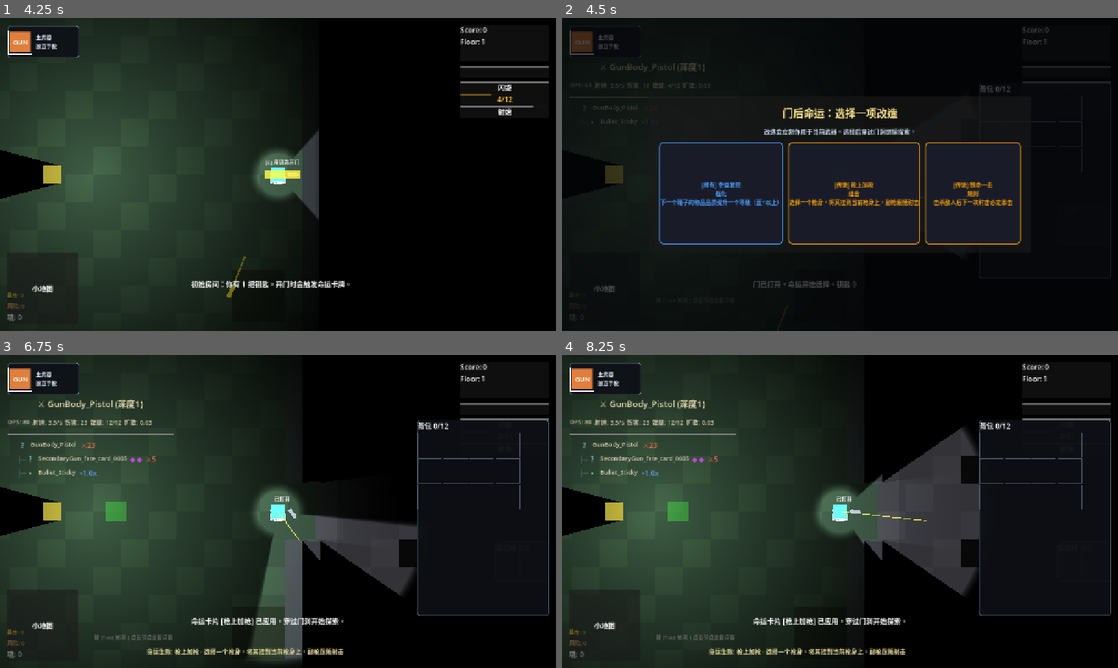
Above: before the commit, frames 1-4 (two rows, left to right).
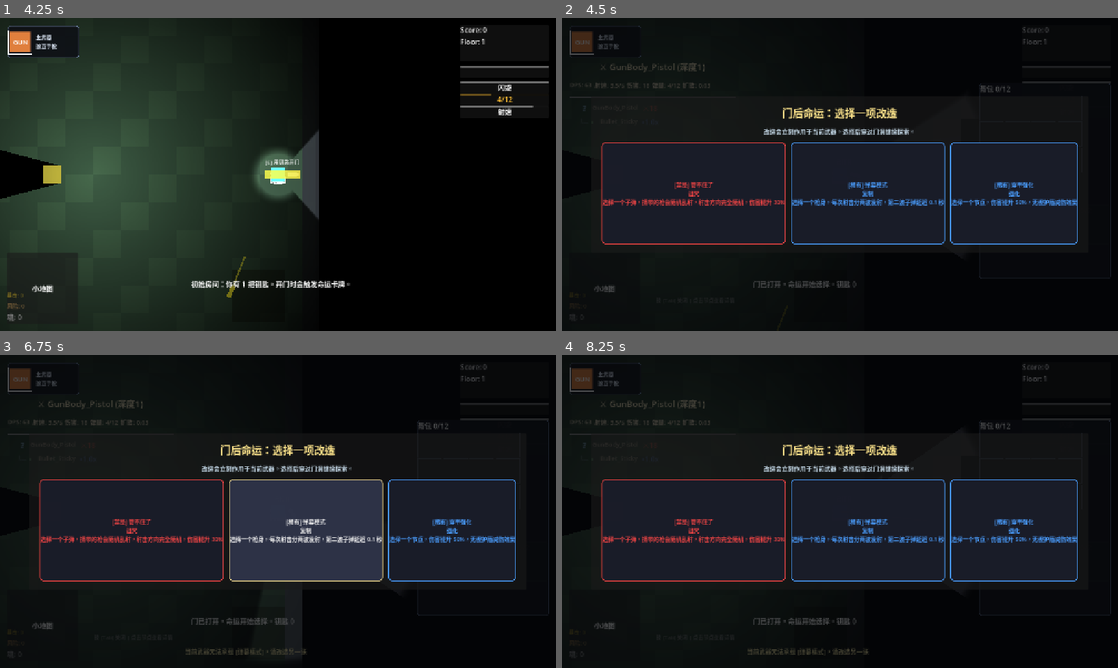
Above: after the commit, the same moments.

Repository: summercard/ShellStorm2
Game: Godot game, scene res://scenes/BaseMenu.tscn
Two runs of this game, one before a commit and one after it. Both use one fixed random seed, a clock stepped at 60 frames per second and the inputs below.
Inputs (mouse positions are in pixels of both pictures, inside the frame that each line leads up to):
- Up to frame 1 (4.25 s): click "进入任务" at 0.5 s; tap Enter at 1.25 s; move the mouse to (400, 158) at 1.27 s; hold D (move_right) 1.28-2 s; tap Shift (dash) at 1.35 s; click (400, 158) at 1.42 s; drag from (166, 190) to (350, 174) at 2.02 s; move the mouse to (333, 105) at 2.77 s; press the mouse at (333, 105) at 2.78 s; hold D (move_right) 2.78-3.5 s; release the mouse at (333, 105) at 3.5 s; drag from (250, 237) to (283, 174) at 3.52 s
- Up to frame 2 (4.5 s): tap Space at 4.25 s; move the mouse to (1006, 221) at 4.27 s; hold A (move_left) from 4.28 s (still down); tap I at 4.35 s
- Up to frame 3 (6.75 s): release A (move_left) at 5 s; click (161, 530) at 5 s, where only the run before the commit has a clickable "[稀有] 幸运发现 强化 下一个箱子的物品品质提升一个等级…"; click (133, 530) at 5.75 s, where only the run after the commit has a clickable "[禁忌] 管不住了 诅咒 选择一个子弹，携带的枪会随机乱射…"; click (294, 530) at 6.5 s, where only the run before the commit has a clickable "[传说] 枪上加枪 组合 选择一个枪身，将其挂到当前枪身上…"
- Up to frame 4 (8.25 s): click (867, 530) at 7.25 s, where only the run after the commit has a clickable "[稀有] 弹幕模式 复制 选择一个枪身，每次射击分两波发射…"; click (1012, 530) at 8 s, where only the run after the commit has a clickable "[稀有] 穿甲强化 强化 选择一个节点，伤害提升 50%，…"

Frame 1 is identical in both runs. In frame 2, 7.1% of the frame differs, in the area x 7-93%, y 28-73%; in frame 3, 45%, in the area x 0-99%, y 0-100%; in frame 4, 43%.

Commit message:
feat: 命运卡片新增10张（连锁闪电/弹跳弹/弹幕模式/火焰冰霜剧毒子弹/换弹爆炸/巨大化）

Diff:
--- a/src/weapons/FateCard.gd
+++ b/src/weapons/FateCard.gd
@@ -53,8 +53,12 @@
 	FUSE_DAMAGE,              # 伤害融合
 	FUSE_SPEED,               # 速度融合
 
+	# 变种类（扩展）
+	MUTATE_TO_CHAIN,           # 连锁闪电
+	MUTATE_TO_TURRET_ON_LAND,  # 落地炮台
+
 	# 诅咒类
-	OUT_OF_CONTROL,          # 子弹上的枪乱射（管不住了）
+	OUT_OF_CONTROL,           # 子弹上的枪乱射（管不住了）
 	SIZE_GROWTH,             # 子弹越打越大（火力暴食）
 	EXPLODE_ON_RELOAD,        # 换弹爆炸
 	SLUGGISH,                 # 卡壳（降低命中率）
--- a/src/weapons/FateCardPresets.gd
+++ b/src/weapons/FateCardPresets.gd
@@ -68,109 +68,218 @@
 
 ## ========== 强化类（ENHANCE）==========
 
-## 变大了：子弹变大，伤害提升
+## 变大了：节点放大，伤害提升，速度降低
 static func scale_up() -> FateCard:
 	var card := FateCard.new("变大了", FateCard.CardType.ENHANCE, RARITY_COMMON)
 	card.icon_emoji = "📦"
-	card.short_description = "子弹变大，伤害+3，但飞得更慢"
-	card.description = "当前子弹体型与碰撞范围增加，伤害 +3，弹速降低"
+	card.short_description = "体型与碰撞范围增加"
+	card.description = "选择一个节点，体型与碰撞范围增加，伤害提升 30%，速度降低 20%"
 	card.tags = ["Fate.Enhance", "Fate.ScaleNode"]
-	card.target_rules = [{"select": "BULLET"}]
 	card.effect = {
 		"action": FateCard.EffectAction.SCALE_NODE,
-		"scale": 1.5,
-		"damage_bonus": 3,
-		"speed_multiplier": 0.7,
+		"scale": 1.4,
+		"damage_scale": 1.3,
+		"speed_scale": 0.8,
 	}
 	card.visual = {
-		"action": "ScaleUp",
-		"scale": 1.5,
-	}
-	return card
-
-
-## 超频：射速大幅提升
+		"action": "scale_up",
+		"scale": 1.4,
+	}
+	return card
+
+
+## 超频：射速大幅提升，但累计受伤加重
 static func overclock() -> FateCard:
 	var card := FateCard.new("超频", FateCard.CardType.ENHANCE, RARITY_RARE)
 	card.icon_emoji = "⚡"
-	card.short_description = "枪射得更快了（+80%）"
-	card.description = "当前枪身射速提升 80%"
+	card.short_description = "射速提升 80%"
+	card.description = "选择一个枪身，射速提升 80%，但每次射击后累计受击伤害倍率（overheat_penalty=1.5：射击越多，受伤越痛）"
 	card.tags = ["Fate.Enhance", "Fate.MultiplyFireRate"]
-	card.target_rules = [{"select": "GUN_BODY"}]
 	card.effect = {
 		"action": FateCard.EffectAction.MULTIPLY_FIRE_RATE,
-		"multiplier": 1.8,
+		"fire_rate_scale": 1.8,
 		"overheat_penalty": 1.5,
 	}
 	return card
 
 
-## 穿甲强化：伤害提升
+## 穿甲强化：增加穿透和伤害
 static func armor_pierce() -> FateCard:
 	var card := FateCard.new("穿甲强化", FateCard.CardType.ENHANCE, RARITY_RARE)
 	card.icon_emoji = "🎯"
-	card.short_description = "子弹伤害+5，更容易穿透敌人"
-	card.description = "当前子弹伤害 +5"
+	card.short_description = "伤害提升 50%，无视护盾"
+	card.description = "选择一个节点，伤害提升 50%，无视护盾减伤效果"
 	card.tags = ["Fate.Enhance", "Fate.AddDamage"]
-	card.target_rules = [{"select": "BULLET"}]
 	card.effect = {
 		"action": FateCard.EffectAction.ADD_DAMAGE,
-		"damage_bonus": 5,
-		"pierce_level": 2,
+		"damage_scale": 1.5,
+		"pierce_shield": true,
 	}
 	return card
 
 
 ## ========== 变种类（MUTATE）==========
 
-## 活过来：子弹变成活体，会追踪敌人
+## 活过来：子弹变成追踪弹
 static func living_bullet() -> FateCard:
-	var card := FateCard.new("活过来", FateCard.CardType.MUTATE, RARITY_EPIC)
+	var card := FateCard.new("活过来", FateCard.CardType.MUTATE, RARITY_RARE)
 	card.icon_emoji = "👁"
-	card.short_description = "子弹长出眼睛，会跟踪敌人"
-	card.description = "选择一个子弹，变成活体子弹，会轻微追踪敌人"
-	card.tags = ["Fate.Mutate", "Fate.MutateToHoming"]
+	card.short_description = "子弹会追踪最近的敌人"
+	card.description = "选择一个子弹，使其变成追踪弹，自动飞向最近的敌人"
+	card.tags = ["Fate.Mutate", "Fate.HomingBullet"]
 	card.target_rules = [{"select": "BULLET"}]
 	card.effect = {
 		"action": FateCard.EffectAction.MUTATE_TO_HOMING,
-		"homing_strength": 0.3,
-		"speed_penalty": 0.2,
+		"homing_strength": 0.6,
+		"turn_rate": 3.0,
 	}
 	card.visual = {
 		"action": "AddEyes",
-		"eye_count": 2,
-	}
-	return card
-
-
-## 不想飞：子弹落地变成炮台
+	}
+	return card
+
+
+## 落地炮台：子弹落地生成自动炮台
 static func turret_on_land() -> FateCard:
-	var card := FateCard.new("不想飞", FateCard.CardType.MUTATE, RARITY_RARE)
+	var card := FateCard.new("落地炮台", FateCard.CardType.MUTATE, RARITY_EPIC)
 	card.icon_emoji = "🏰"
-	card.short_description = "子弹落地后变成小炮台"
-	card.description = "子弹落地后变成小炮台，继续攻击周围敌人"
-	card.tags = ["Fate.Mutate", "Fate.Turret"]
-	card.target_rules = [{"select": "BULLET"}]
-	card.effect = {
-		"action": FateCard.EffectAction.MUTATE_TO_LIVING,
-		"spawn_turret_on_land": true,
-		"turret_duration": 5.0,
-	}
-	return card
-
-
-## 回家看看：子弹飞出后返回玩家
+	card.short_description = "子弹落地后自动炮击"
+	card.description = "选择一个子弹，子弹落地后生成一座自动炮台，持续射击附近的敌人"
+	card.tags = ["Fate.Mutate", "Fate.CreateTurret"]
+	card.target_rules = [{"select": "BULLET"}]
+	card.effect = {
+		"action": FateCard.EffectAction.MUTATE_TO_TURRET_ON_LAND,
+		"turret_duration": 8.0,
+		"turret_fire_rate": 2.0,
+		"turret_damage": 0.3,
+	}
+	return card
+
+
+## 子弹折返：子弹打中目标后反弹
 static func bullet_return() -> FateCard:
-	var card := FateCard.new("回家看看", FateCard.CardType.MUTATE, RARITY_EPIC)
-	card.icon_emoji = "🏠"
-	card.short_description = "子弹打完飞回你身边"
-	card.description = "子弹飞出后返回玩家，返回途中继续造成伤害"
-	card.tags = ["Fate.Mutate", "Fate.Return"]
-	card.target_rules = [{"select": "BULLET"}]
-	card.effect = {
-		"action": FateCard.EffectAction.MUTATE_TO_HOMING,
-		"return_to_player": true,
-		"return_damage_multiplier": 0.6,
+	var card := FateCard.new("子弹折返", FateCard.CardType.MUTATE, RARITY_RARE)
+	card.icon_emoji = "↩️"
+	card.short_description = "子弹命中后折返并再命中一次"
+	card.description = "选择一个子弹，命中目标后折返回玩家方向，再次尝试命中敌人"
+	card.tags = ["Fate.Mutate", "Fate.BounceBack"]
+	card.target_rules = [{"select": "BULLET"}]
+	card.effect = {
+		"action": FateCard.EffectAction.MUTATE_TO_BOUNCE,
+		"bounce_count": 1,
+		"damage_scale_on_bounce": 0.7,
+	}
+	return card
+
+
+## 连锁闪电：命中后在敌人间跳跃
+static func chain_lightning() -> FateCard:
+	var card := FateCard.new("连锁闪电", FateCard.CardType.MUTATE, RARITY_EPIC)
+	card.icon_emoji = "⚡"
+	card.short_description = "命中后在敌人间跳跃，最多3次"
+	card.description = "选择一个子弹，命中后在敌人间跳跃，每次跳跃伤害递减 30%"
+	card.tags = ["Fate.Mutate", "Fate.ChainLightning"]
+	card.target_rules = [{"select": "BULLET"}]
+	card.effect = {
+		"action": FateCard.EffectAction.MUTATE_TO_CHAIN,
+		"chain_count": 3,
+		"chain_range": 150.0,
+		"chain_damage_scale": 0.7,
+	}
+	return card
+
+
+## 弹跳弹：子弹在场景边界反弹
+static func bounce_bullet() -> FateCard:
+	var card := FateCard.new("弹跳弹", FateCard.CardType.MUTATE, RARITY_COMMON)
+	card.icon_emoji = "🏓"
+	card.short_description = "子弹在边界间弹跳3次"
+	card.description = "选择一个子弹，使其在墙壁和障碍物间弹跳，最多弹跳3次"
+	card.tags = ["Fate.Mutate", "Fate.Bounce"]
+	card.target_rules = [{"select": "BULLET"}]
+	card.effect = {
+		"action": FateCard.EffectAction.MUTATE_TO_BOUNCE,
+		"bounce_count": 3,
+		"bounce_walls": true,
+		"damage_scale": 0.85,
+	}
+	return card
+
+
+## ========== 复制类（COPY）==========
+
+## 弹幕模式：每次射击发射两波子弹
+static func barrage_copy() -> FateCard:
+	var card := FateCard.new("弹幕模式", FateCard.CardType.COPY, RARITY_RARE)
+	card.icon_emoji = "🎆"
+	card.short_description = "每次射击分两波发射"
+	card.description = "选择一个枪身，每次射击分两波发射，第二波子弹延迟 0.1 秒"
+	card.tags = ["Fate.Copy", "Fate.DuplicateFire"]
+	card.target_rules = [{"select": "GUNBODY"}]
+	card.effect = {
+		"action": FateCard.EffectAction.COPY_NODE,
+		"copy_fire_delay": 0.1,
+		"second_wave_damage_scale": 0.6,
+	}
+	return card
+
+
+## ========== 融合类（FUSE）==========
+
+## 火焰子弹：子弹命中后附加火焰持续伤害
+static func fuse_fire() -> FateCard:
+	var card := FateCard.new("火焰子弹", FateCard.CardType.FUSE, RARITY_RARE)
+	card.icon_emoji = "🔥"
+	card.short_description = "命中附加火焰DOT"
+	card.description = "选择一个子弹，融合火焰属性，命中后在目标身上附加火焰持续伤害（每秒8%伤害，持续3秒）"
+	card.tags = ["Fate.Fuse", "Fate.DamageOverTime", "Fate.Fire"]
+	card.target_rules = [{"select": "BULLET"}]
+	card.effect = {
+		"action": FateCard.EffectAction.FUSE_DAMAGE,
+		"damage_type": "fire",
+		"dot_damage_per_sec": 0.08,
+		"dot_duration": 3.0,
+	}
+	card.visual = {
+		"action": "AddFireTrail",
+	}
+	return card
+
+
+## 冰霜子弹：命中后冰冻目标0.5秒
+static func fuse_frost() -> FateCard:
+	var card := FateCard.new("冰霜子弹", FateCard.CardType.FUSE, RARITY_RARE)
+	card.icon_emoji = "❄️"
+	card.short_description = "命中后冰冻目标0.5秒"
+	card.description = "选择一个子弹，融合冰霜属性，命中后冰冻目标 0.5 秒（精英怪减半）"
+	card.tags = ["Fate.Fuse", "Fate.Freeze", "Fate.Ice"]
+	card.target_rules = [{"select": "BULLET"}]
+	card.effect = {
+		"action": FateCard.EffectAction.FUSE_DAMAGE,
+		"damage_type": "ice",
+		"freeze_duration": 0.5,
+		"freeze_duration_elite": 0.25,
+	}
+	card.visual = {
+		"action": "AddIceTrail",
+	}
+	return card
+
+
+## 剧毒子弹：命中后附加毒素，叠加层数
+static func fuse_poison() -> FateCard:
+	var card := FateCard.new("剧毒子弹", FateCard.CardType.FUSE, RARITY_EPIC)
+	card.icon_emoji = "☠️"
+	card.short_description = "命中附加毒素，最多叠加5层"
+	card.description = "选择一个子弹，融合毒素属性，命中后附加毒素，每层每秒造成 5% 伤害，最多叠加 5 层"
+	card.tags = ["Fate.Fuse", "Fate.DamageOverTime", "Fate.Poison", "Fate.Stackable"]
+	card.target_rules = [{"select": "BULLET"}]
+	card.effect = {
+		"action": FateCard.EffectAction.FUSE_DAMAGE,
+		"damage_type": "poison",
+		"dot_damage_per_stack": 0.05,
+		"max_stacks": 5,
+		"dot_tick_rate": 1.0,
 	}
 	return card
 
@@ -181,15 +290,15 @@
 static func out_of_control() -> FateCard:
 	var card := FateCard.new("管不住了", FateCard.CardType.CURSE, RARITY_MYSTIC)
 	card.icon_emoji = "😱"
-	card.short_description = "子弹上的枪乱开枪，但不一定打中"
-	card.description = "所有挂载在子弹上的枪自动射击，但子弹不一定瞄准敌人"
-	card.tags = ["Fate.Curse", "Fate.UncontrolledFire"]
-	card.target_rules = [{"select": "BULLET"}]
+	card.short_description = "子弹上的枪随机乱射"
+	card.description = "选择一个子弹，携带的枪会随机乱射，射击方向完全随机，伤害提升 30%"
+	card.tags = ["Fate.Curse", "Fate.AddChildNode", "unstable"]
+	card.target_rules = [{"select": "BULLET", "require_gun": true}]
 	card.effect = {
 		"action": FateCard.EffectAction.OUT_OF_CONTROL,
-		"auto_fire": true,
-		"aim_randomness": 0.5,
-		"damage_scale": 0.8,
+		"damage_scale": 1.3,
+		"spread_angle": 360.0,
+		"fire_rate_scale": 2.0,
 	}
 	return card
 
@@ -198,139 +307,189 @@
 static func gluttony() -> FateCard:
 	var card := FateCard.new("火力暴食", FateCard.CardType.CURSE, RARITY_MYSTIC)
 	card.icon_emoji = "🌙"
-	card.short_description = "子弹每命中一次就变大，但会减速"
-	card.description = "子弹每命中一次就变大，但也会降低玩家移速"
-	card.tags = ["Fate.Curse", "Fate.SizeGrowth"]
+	card.short_description = "每次命中子弹变大，伤害变高"
+	card.description = "选择一个子弹，每次命中敌人后子弹伤害和体积增加 15%，最大可叠加 5 次"
+	card.tags = ["Fate.Curse", "Fate.ScaleNode", "stacking"]
 	card.target_rules = [{"select": "BULLET"}]
 	card.effect = {
 		"action": FateCard.EffectAction.SIZE_GROWTH,
-		"growth_per_hit": 0.2,
-		"speed_penalty": 0.05,
-		"max_scale": 3.0,
+		"damage_per_hit": 0.15,
+		"scale_per_hit": 0.12,
+		"max_stacks": 5,
+	}
+	return card
+
+
+## 换弹爆炸：换弹时对周围造成伤害
+static func explode_on_reload() -> FateCard:
+	var card := FateCard.new("换弹爆炸", FateCard.CardType.CURSE, RARITY_MYSTIC)
+	card.icon_emoji = "💥"
+	card.short_description = "换弹时对周围造成爆炸伤害"
+	card.description = "选择一个枪身，换弹时对周围 150 范围内的敌人造成 80% 伤害的爆炸，但换弹时间增加 0.5 秒"
+	card.tags = ["Fate.Curse", "Fate.ExplodeOnReload"]
+	card.target_rules = [{"select": "GUNBODY"}]
+	card.effect = {
+		"action": FateCard.EffectAction.EXPLODE_ON_RELOAD,
+		"explosion_damage": 0.8,
+		"explosion_radius": 150.0,
+		"reload_penalty": 0.5,
 	}
 	return card
 
 
 ## ========== 规则类（RULE）==========
 
-## 每第七发：每第七发子弹带枪
+## 每第七发：第7发触发额外效果
 static func every_seventh() -> FateCard:
-	var card := FateCard.new("每第七发", FateCard.CardType.RULE, RARITY_EPIC)
+	var card := FateCard.new("每第七发", FateCard.CardType.RULE, RARITY_RARE)
 	card.icon_emoji = "7️⃣"
-	card.short_description = "第7发子弹额外带一把枪"
-	card.description = "每第七发子弹自动携带一把枪"
+	card.short_description = "第7发子弹触发额外效果"
+	card.description = "选择一个枪身，第 7 发子弹伤害翻倍并引发小爆炸"
 	card.tags = ["Fate.Rule", "Fate.EveryNthFire"]
+	card.target_rules = [{"select": "GUNBODY"}]
 	card.effect = {
 		"action": FateCard.EffectAction.EVERY_NTH_FIRE,
 		"nth": 7,
-		"attach_gun": true,
-		"damage_scale": 0.4,
-	}
-	return card
-
-
-## 致命一击：击杀后下一次射击必定暴击
+		"damage_multiplier": 2.0,
+		"bonus_effect": "small_explosion",
+	}
+	return card
+
+
+## 致命一击：击杀后下次射击必暴击
 static func crit_on_kill() -> FateCard:
-	var card := FateCard.new("致命一击", FateCard.CardType.RULE, RARITY_LEGENDARY)
+	var card := FateCard.new("致命一击", FateCard.CardType.RULE, RARITY_RARE)
 	card.icon_emoji = "💥"
-	card.short_description = "击杀敌人后下一次射击必暴击"
-	card.description = "击杀敌人后下一次射击必定暴击"
+	card.short_description = "击杀后下次射击必定暴击"
+	card.description = "选择一个枪身，击杀敌人后下一次射击必暴击，暴击伤害 × 2.5"
 	card.tags = ["Fate.Rule", "Fate.CritOnKill"]
+	card.target_rules = [{"select": "GUNBODY"}]
 	card.effect = {
 		"action": FateCard.EffectAction.CRIT_ON_KILL,
 		"crit_damage_multiplier": 2.5,
-	}
-	return card
-
-
-## ========== 环境命运触发器专用卡片 ==========
-
-## 敌增援：击杀后额外刷怪
+		"stacks": 1,
+	}
+	return card
+
+
+## ========== 视觉类（VISUAL）==========
+
+## 巨大化：所有相关节点放大 2 倍
+static func huge_scale() -> FateCard:
+	var card := FateCard.new("巨大化", FateCard.CardType.VISUAL, RARITY_COMMON)
+	card.icon_emoji = "🦖"
+	card.short_description = "节点整体放大 2 倍"
+	card.description = "选择一个节点，该节点及其所有子节点放大 2 倍，伤害提升 50%，速度降低 40%"
+	card.tags = ["Fate.Visual", "Fate.ScaleNode"]
+	card.effect = {
+		"action": FateCard.EffectAction.SCALE_UP,
+		"scale": 2.0,
+		"damage_scale": 1.5,
+		"speed_scale": 0.6,
+	}
+	card.visual = {
+		"action": "scale_up",
+		"scale": 2.0,
+		"add_eyes": true,
+	}
+	return card
+
+
+## ========== 环境命运触发器（MAP_TRIGGER）==========
+
+## 敌增援：连续击杀后额外刷怪
 static func fate_reinforce() -> FateCard:
-	var card := FateCard.new("敌增援", FateCard.CardType.RULE, RARITY_RARE)
+	var card := FateCard.new("敌增援", FateCard.CardType.RULE, RARITY_EPIC)
 	card.icon_emoji = "👹"
-	card.short_description = "连续击杀后额外刷出一批怪物"
-	card.description = "连续击杀敌人后，波次外额外刷出一批增援怪物"
-	card.tags = ["Fate.Rule", "Fate.Reinforce", "Fate.MapTrigger"]
+	card.short_description = "连续击杀后额外刷新一波怪物"
+	card.description = "连续击杀 5 个敌人后，在房间随机位置额外刷新一波怪物"
+	card.tags = ["Fate.MapTrigger", "Fate.ReinforceWave"]
 	card.effect = {
 		"action": FateCard.EffectAction.REINFORCE_WAVE,
-	}
-	return card
-
-
-## 命运标记：击杀后获得随机卡片
+		"kill_threshold": 5,
+		"spawn_count": 3,
+	}
+	return card
+
+
+## 命运标记：击杀敌人后获得随机命卡
 static func fate_mark_enemy() -> FateCard:
-	var card := FateCard.new("命运标记", FateCard.CardType.RULE, RARITY_EPIC)
+	var card := FateCard.new("命运标记", FateCard.CardType.RULE, RARITY_LEGENDARY)
 	card.icon_emoji = "🎴"
-	card.short_description = "击杀足够多的敌人后获得一张命运卡"
-	card.description = "击杀足够多的敌人后，获得一张随机命运卡片"
-	card.tags = ["Fate.Rule", "Fate.MapTrigger"]
+	card.short_description = "击杀第10个敌人获得随机命卡"
+	card.description = "每击杀 10 个敌人，有 50% 概率获得一张随机命运卡片"
+	card.tags = ["Fate.MapTrigger", "Fate.GrantRandomCard"]
 	card.effect = {
 		"action": FateCard.EffectAction.GRANT_RANDOM_CARD,
-	}
-	return card
-
-
-## 幸运发现：提升开箱品质
+		"kill_threshold": 10,
+		"grant_probability": 0.5,
+	}
+	return card
+
+
+## 幸运发现：下一箱品质提升
 static func fate_lucky_chest() -> FateCard:
-	var card := FateCard.new("幸运发现", FateCard.CardType.ENHANCE, RARITY_RARE)
+	var card := FateCard.new("幸运发现", FateCard.CardType.RULE, RARITY_RARE)
 	card.icon_emoji = "🍀"
-	card.short_description = "下一个箱子的物品品质提升一级"
-	card.description = "下一个箱子的物品品质提升一个等级（蓝+以上）"
-	card.tags = ["Fate.Enhance", "Fate.MapTrigger"]
+	card.short_description = "下一箱物品品质+1"
+	card.description = "下一个开启的箱子物品品质提升 1 级（白色→蓝色→紫色→金色）"
+	card.tags = ["Fate.MapTrigger", "Fate.LuckyChest"]
 	card.effect = {
 		"action": FateCard.EffectAction.LUCKY_CHEST,
-		"quality_boost": 1,
-	}
-	return card
-
-
-## 额外掉落：开箱额外获得一件物品
+		"upgrade_tiers": 1,
+	}
+	return card
+
+
+## 额外掉落：下一箱额外获得一件
 static func fate_extra_loot() -> FateCard:
-	var card := FateCard.new("额外掉落", FateCard.CardType.ENHANCE, RARITY_RARE)
+	var card := FateCard.new("额外掉落", FateCard.CardType.RULE, RARITY_RARE)
 	card.icon_emoji = "📤"
-	card.short_description = "下一个箱子多掉一件物品"
-	card.description = "下一个箱子开启时额外掉落一件物品"
-	card.tags = ["Fate.Enhance", "Fate.MapTrigger"]
+	card.short_description = "下一箱额外掉落一件物品"
+	card.description = "下一个开启的箱子额外掉落一件随机物品"
+	card.tags = ["Fate.MapTrigger", "Fate.ExtraLoot"]
 	card.effect = {
 		"action": FateCard.EffectAction.EXTRA_LOOT,
-	}
-	return card
-
-
-## 诅咒降临：房间内敌人伤害提升
+		"extra_count": 1,
+	}
+	return card
+
+
+## 诅咒降临：房间内敌人伤害 +15%
 static func fate_curse_map() -> FateCard:
 	var card := FateCard.new("诅咒降临", FateCard.CardType.CURSE, RARITY_MYSTIC)
 	card.icon_emoji = "💀"
 	card.short_description = "本房间敌人伤害+15%"
-	card.description = "本房间内所有怪物伤害提升15%，持续到当前房间清理完成"
-	card.tags = ["Fate.Curse", "Fate.MapTrigger"]
+	card.description = "当前房间内所有敌人伤害提升 15%，击杀后诅咒消失"
+	card.tags = ["Fate.MapTrigger", "Fate.CurseRoomEnemies"]
 	card.effect = {
 		"action": FateCard.EffectAction.CURSE_ROOM_ENEMIES,
-		"damage_multiplier": 1.15,
-	}
-	return card
-
-
-## 亡者祝福：低血量存活后获得伤害加成
+		"damage_bonus": 0.15,
+		"clear_on_kill": true,
+	}
+	return card
+
+
+## 亡者祝福：低血量存活后伤害 +10%
 static func fate_bless_dead() -> FateCard:
-	var card := FateCard.new("亡者祝福", FateCard.CardType.ENHANCE, RARITY_EPIC)
+	var card := FateCard.new("亡者祝福", FateCard.CardType.RULE, RARITY_EPIC)
 	card.icon_emoji = "✨"
-	card.short_description = "HP低于30%存活30秒，伤害+10%"
-	card.description = "HP低于30%后存活30秒，获得30秒内伤害+10%"
-	card.tags = ["Fate.Enhance", "Fate.MapTrigger"]
+	card.short_description = "HP<30%存活30秒→伤害+10%"
+	card.description = "当 HP 低于 30% 时存活 30 秒，获得伤害 +10% 的祝福（可叠加）"
+	card.tags = ["Fate.MapTrigger", "Fate.BlessDead"]
 	card.effect = {
 		"action": FateCard.EffectAction.BLESS_DEAD,
 		"hp_threshold": 0.3,
 		"survive_duration": 30.0,
 		"damage_bonus": 0.1,
-	}
-	return card
-
-
-## ========== 快捷方法 ==========
-
-## 获取所有预设卡片
+		"max_stacks": 3,
+	}
+	return card
+
+
+## ========== 总汇 ==========
+
+## 所有预设卡片（含不可直接获得的 MAP_TRIGGER 类）
 static func all_presets() -> Array[FateCard]:
 	return [
 		bullet_carry_gun(),
@@ -342,26 +501,33 @@
 		living_bullet(),
 		turret_on_land(),
 		bullet_return(),
+		chain_lightning(),
+		bounce_bullet(),
+		barrage_copy(),
+		fuse_fire(),
+		fuse_frost(),
+		fuse_poison(),
 		out_of_control(),
 		gluttony(),
+		explode_on_reload(),
 		every_seventh(),
 		crit_on_kill(),
+		huge_scale(),
+		fate_reinforce(),
+		fate_mark_enemy(),
 		fate_lucky_chest(),
 		fate_extra_loot(),
-		# 🗺️ MAP_TRIGGER 类（环境命运触发器，由 MapFateTriggers.gd 管理）
-		fate_reinforce(),   # 👹 敌增援（连续击杀→波次外额外刷怪）
-		fate_mark_enemy(),  # 🎴 命运标记（击杀第10敌获得随机命卡）
-		fate_curse_map(),   # 💀 诅咒降临（本房间敌人伤害+15%）
-		fate_bless_dead(),  # ✨ 亡者祝福（HP<30%存活30s→伤害+10%）
+		fate_curse_map(),
+		fate_bless_dead(),
 	]
 
 
 ## 玩家可获得的卡池（门命运/三选一/工作台共用）
-## 包含 MAP_TRIGGER 类命运卡（环境触发），玩家可主动选择也可通过 MapFateTriggers 自动触发
+## 包含 MAP_TRIGGER 类命运卡（环境命运触发器，由 MapFateTriggers.gd 管理）
 static func playable_presets() -> Array[FateCard]:
 	return [
-		scale_up(),          # 📦 变大了
-		overclock(),         # ⚡ 超频
+		scale_up(),           # 📦 变大了
+		overclock(),          # ⚡ 超频
 		armor_pierce(),      # 🎯 穿甲强化
 		bullet_carry_gun(), # 🔫 子弹背枪
 		gun_on_gun(),       # 🔗 枪上加枪
@@ -369,11 +535,18 @@
 		living_bullet(),    # 👁 活过来
 		turret_on_land(),   # 🏰 落地炮台
 		bullet_return(),    # ↩️ 子弹折返
-		crit_on_kill(),     # 💥 致命一击
-		every_seventh(),    # 7️⃣ 每第七发
+		chain_lightning(),  # ⚡ 连锁闪电
+		bounce_bullet(),    # 🏓 弹跳弹
+		barrage_copy(),     # 🎆 弹幕模式
+		fuse_fire(),        # 🔥 火焰子弹
+		fuse_frost(),      # ❄️ 冰霜子弹
+		fuse_poison(),      # ☠️ 剧毒子弹
 		out_of_control(),   # 😱 管不住了（诅咒·乱射）
 		gluttony(),         # 🌙 火力暴食（诅咒·渐大）
-		# 🗺️ MAP_TRIGGER 类（环境触发型命运卡）
+		explode_on_reload(), # 💥 换弹爆炸（诅咒）
+		every_seventh(),    # 7️⃣ 每第七发
+		crit_on_kill(),     # 💥 致命一击
+		huge_scale(),       # 🦖 巨大化
 		fate_reinforce(),   # 👹 敌增援（连续击杀→额外刷怪）
 		fate_mark_enemy(),  # 🎴 命运标记（击杀获得随机命卡）
 		fate_lucky_chest(), # 🍀 幸运发现（下一箱品质提升）
@@ -406,17 +579,9 @@
 	return result
 
 
-## 根据 card_id 字符串查找并生成对应的预设卡片实例
+## 通过卡牌ID获取预设（用于存档/比对）
 static func get_by_card_id(card_id: String) -> FateCard:
-	match card_id:
-		"fate_reinforce":    return fate_reinforce()
-		"fate_mark_enemy":   return fate_mark_enemy()
-		"fate_lucky_chest":  return fate_lucky_chest()
-		"fate_extra_loot":   return fate_extra_loot()
-		"fate_curse_map":    return fate_curse_map()
-		"fate_bless_dead":   return fate_bless_dead()
-		_:
-			var all := all_presets()
-			if not all.is_empty():
-				return all[randi() % all.size()]
-			return scale_up()
+	for card in all_presets():
+		if card.card_id == card_id:
+			return card
+	return null
Not shown, changed: .dev-cycle/cycle-state.json
